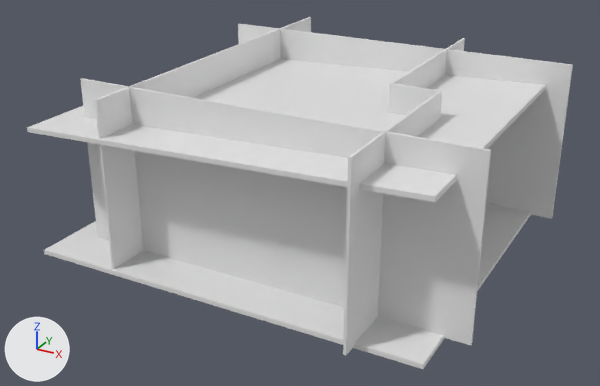
The Blender file rooms/models/room_a.blend as it was, and as the next commit left it.
Both versions are drawn from a camera (50 mm lens) standing at (18.8, -36.1, 19.3) and looking at (0.0, -1.8, 2.1). The axes (+X, +Y, +Z) are drawn at lower left. The lights are the same throughout.

The first picture shows 'ceiling', 'floor', 'wall_x+', 'wall_x-', 'wall_y+', 'wall_y-'.
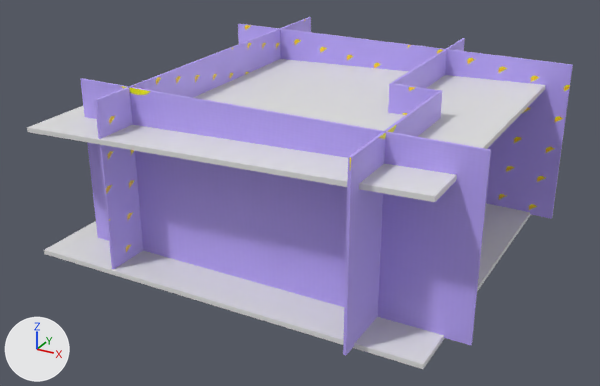
Where the change shows, as pixel boxes (x1, y1, x2, y2) in the pictures (600 x 386 px):
'wall_y-', recoloured (grey to blue)
    both: (80, 78, 491, 345)
'wall_y+', recoloured (grey to blue)
    both: (238, 24, 573, 219)
'wall_x+', recoloured (grey to blue)
    both: (343, 38, 465, 356)
'wall_x-', recoloured (grey to blue)
    both: (95, 17, 311, 269)

The change, as a diff of the scene's bpy script:
```diff
--- a/rooms/models/room_a.blend.py
+++ b/rooms/models/room_a.blend.py
@@ img_room_wallpaper_yellowufo_png @@
+img_room_wallpaper_yellowufo_png = load_image('room_wallpaper_yellowufo.png', 'blender_resources/room_wallpaper_yellowufo.png', 1024, 1024, 'sRGB')
@@ mat_wp_yellowufo @@
+mat_wp_yellowufo = principled_material('wp_yellowufo')
+mat_wp_yellowufo.texture = img_room_wallpaper_yellowufo_png
@@ me_cube_004 @@
 me_cube_004.from_pydata(...)  # 8 vertices, 6 faces; spans x -0.1..0.1, y -9.9..9.9, z 0.0..8.5
+me_cube_004.materials.append(mat_wp_yellowufo)  # picture img_room_wallpaper_yellowufo_png
@@ me_cube_009 @@
 me_cube_009.from_pydata(...)  # 8 vertices, 6 faces; spans x -0.1..0.1, y -9.9..9.9, z 0.0..8.5
+me_cube_009.materials.append(mat_wp_yellowufo)  # picture img_room_wallpaper_yellowufo_png
@@ me_cube_010 @@
 me_cube_010.from_pydata(...)  # 16 vertices, 14 faces; spans x -2.5..0.1, y -9.9..9.9, z 0.0..8.5
+me_cube_010.materials.append(mat_wp_yellowufo)  # picture img_room_wallpaper_yellowufo_png
@@ me_cube_011 @@
 me_cube_011.from_pydata(...)  # 8 vertices, 6 faces; spans x -0.1..0.1, y -9.9..9.9, z 0.0..8.5
+me_cube_011.materials.append(mat_wp_yellowufo)  # picture img_room_wallpaper_yellowufo_png
```
